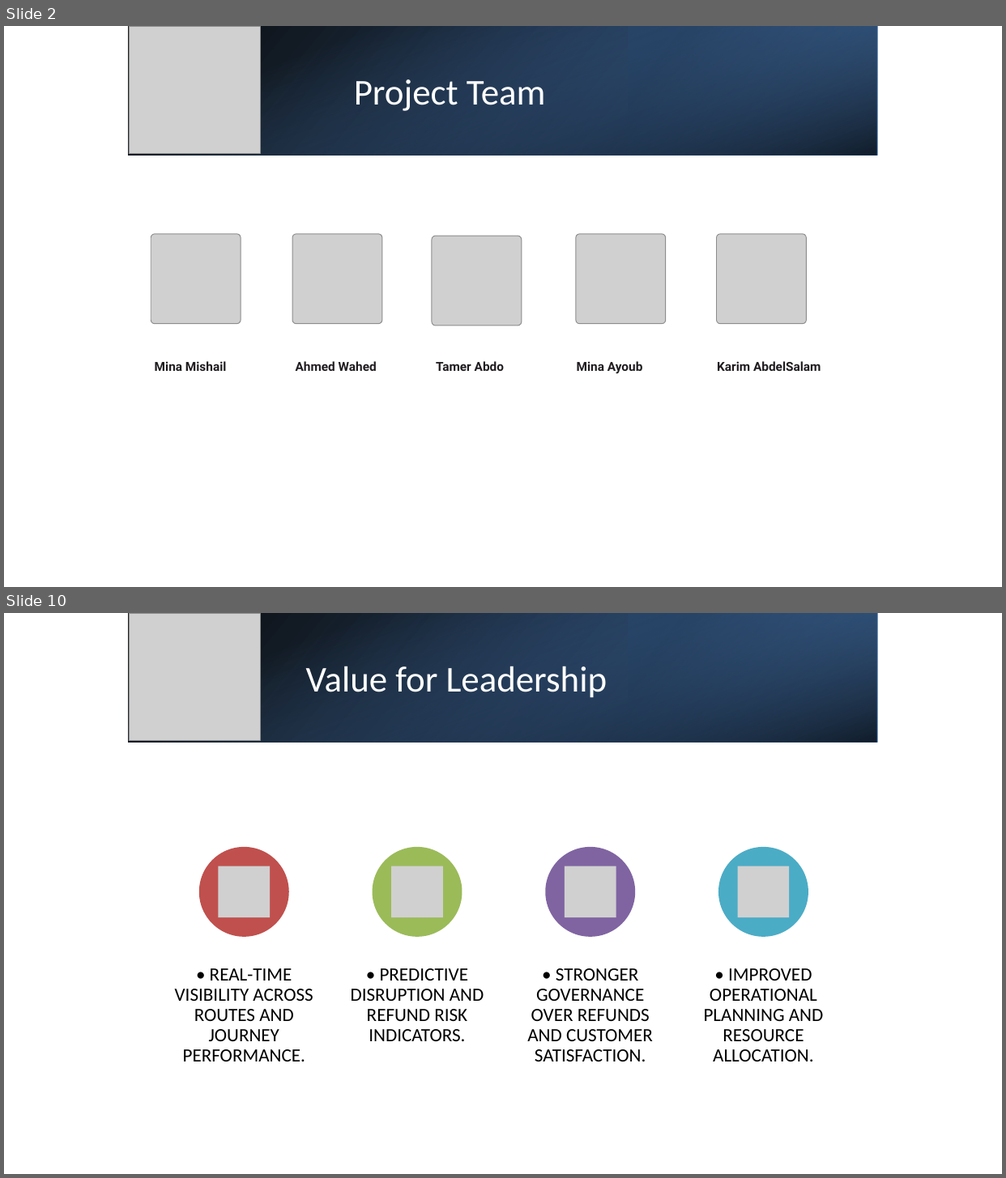
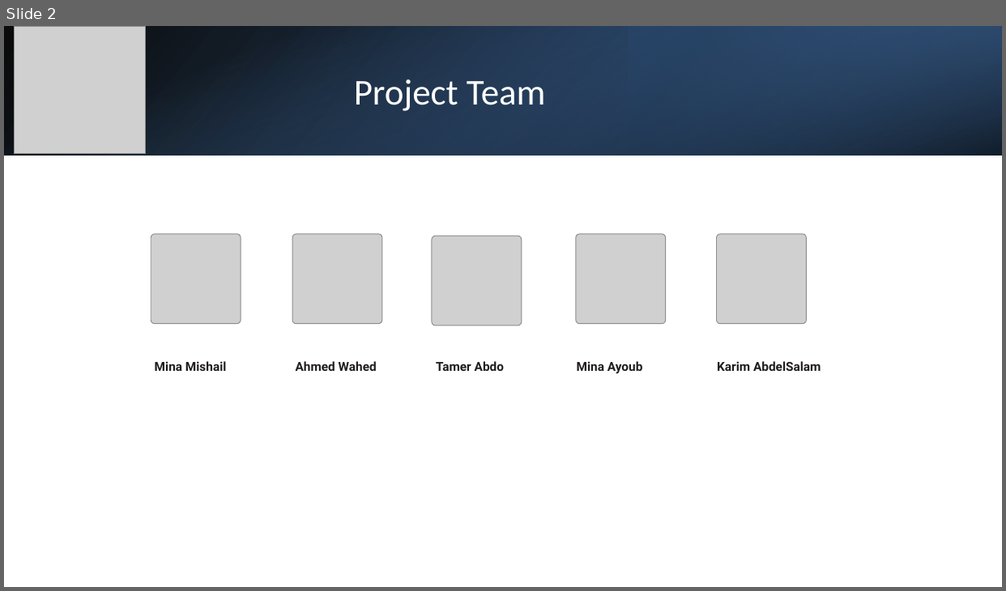
Before and after one commit to powerbiteam1/UK-Train-Rides, a slide deck: UK_Rail_Analytics_Presentation_CEO_V5.pptx. Shown one above the other, each under a label of ours: slides 2 and 10 before the commit, slide 2 after it; the slides between them are not shown. The pictures are 1006x1178 and 1006x591 pixels, drawn with LibreOffice and Linux fonts; fonts in the diff are those of the drawing; grey boxes stand for pictures. Boxes give left, top, right and bottom in pixels: in the first picture for what was removed or moved away, otherwise in the second. Text is boxed around its words. In the diff, an @@ line names an element or a change of style, - is before the commit and + after.

```diff
--- a/UK_Rail_Analytics_Presentation_CEO_V5.pptx
+++ b/UK_Rail_Analytics_Presentation_CEO_V5.pptx
@@ slide 10 removed at [4,613,1002,1174], background #FFFFFF @@
@@ rectangle removed at [128,613,877,742] @@
@@ rectangle removed at [129,613,878,742] @@
@@ picture removed at [129,613,261,741] @@
@@ rectangle removed at [628,613,877,742] @@
@@ title removed at [306,666,607,698] @@
-Value for Leadership
@@ group removed at [175,847,823,1062]: 4 ellipses, 4 pictures, 4 texts @@
-• REAL-TIME VISIBILITY ACROSS ROUTES AND JOURNEY PERFORMANCE.
-• PREDICTIVE DISRUPTION AND REFUND RISK INDICATORS.
-• STRONGER GOVERNANCE OVER REFUNDS AND CUSTOMER SATISFACTION.
-• IMPROVED OPERATIONAL PLANNING AND RESOURCE ALLOCATION.
@@ slide 2 changed as well @@
@@ rectangle: place and size @@
-rectangle at [129,26,878,155]
+rectangle at [4,26,1002,155]
@@ rectangle: place and size @@
-rectangle at [128,26,877,155]
+rectangle at [4,26,1002,155]
@@ picture: place and size @@
-picture at [129,26,261,154]
+picture at [14,26,146,154]
@@ rectangle: place and size @@
-rectangle at [628,26,877,155]
+rectangle at [628,26,1002,155]
```
Also in this commit, not shown: 7 other slides changed, 1 slide added, 1 other file.
